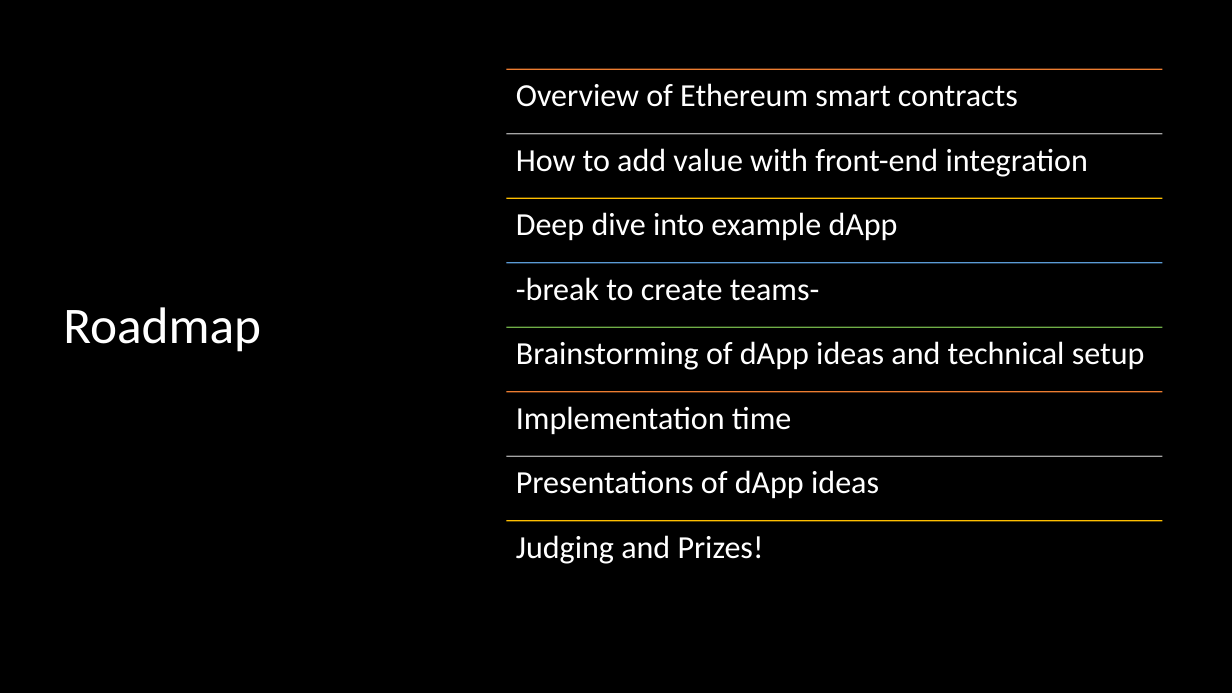
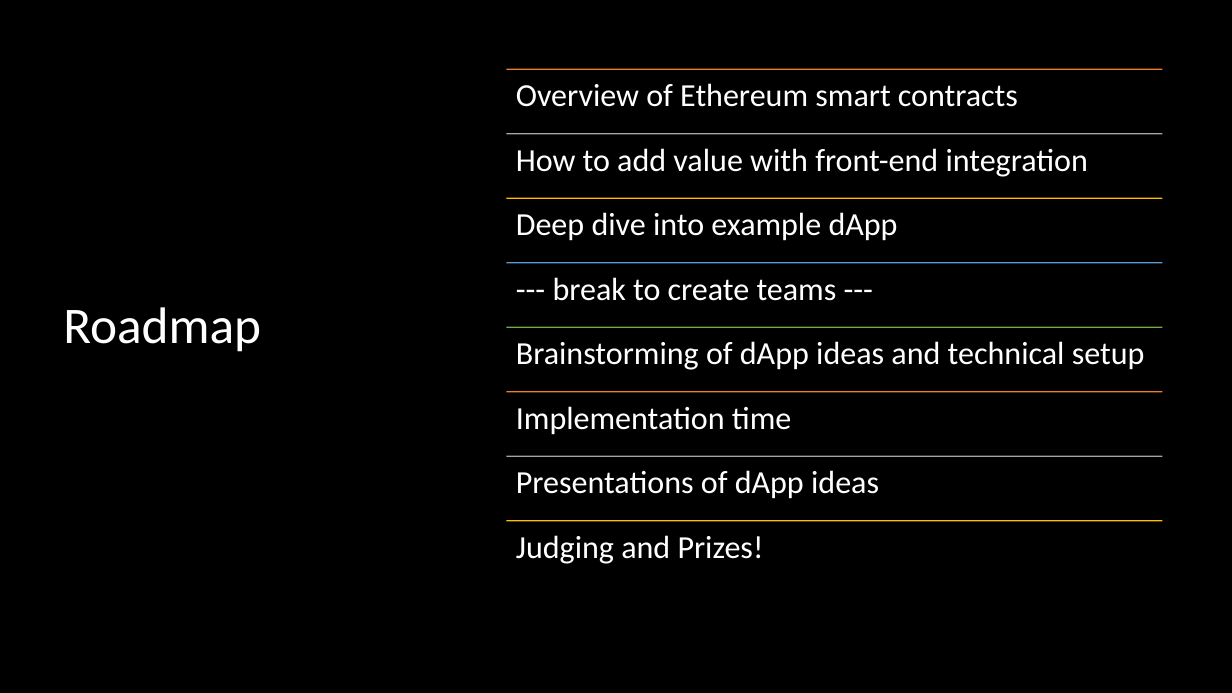
Before and after one commit to Blockchain-at-Michigan/Front-End-Workshop, a slide deck: slide 3 of presentation/Workshop_12_2_18.pptx. Drawn at 1232x693 pixels with LibreOffice and Linux fonts; fonts in the diff are those of the drawing. Boxes give left, top, right and bottom in pixels: in the first picture for what was removed or moved away, otherwise in the second. Text is boxed around its words. In the diff, an @@ line names an element or a change of style, - is before the commit and + after.

```diff
--- a/presentation/Workshop_12_2_18.pptx
+++ b/presentation/Workshop_12_2_18.pptx
@@ text at box(553, 277, 837, 301): text changed @@
--break to create teams-
+--- break to create teams ---
```
Also in this commit, not shown: 1 other slide changed.
